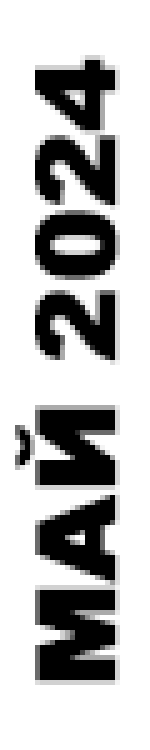
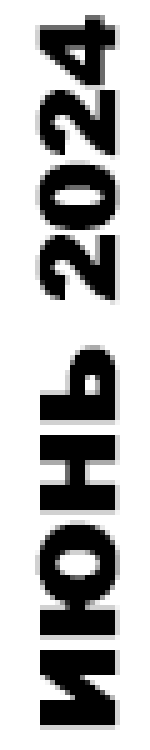
Before/after of a 150×750 layered artwork. What changed in the layer stack:
renamed "МАЙ 2024" to "ИЮНЬ 2024", painted on it over (x1=15, y1=15, x2=120, y2=730)
